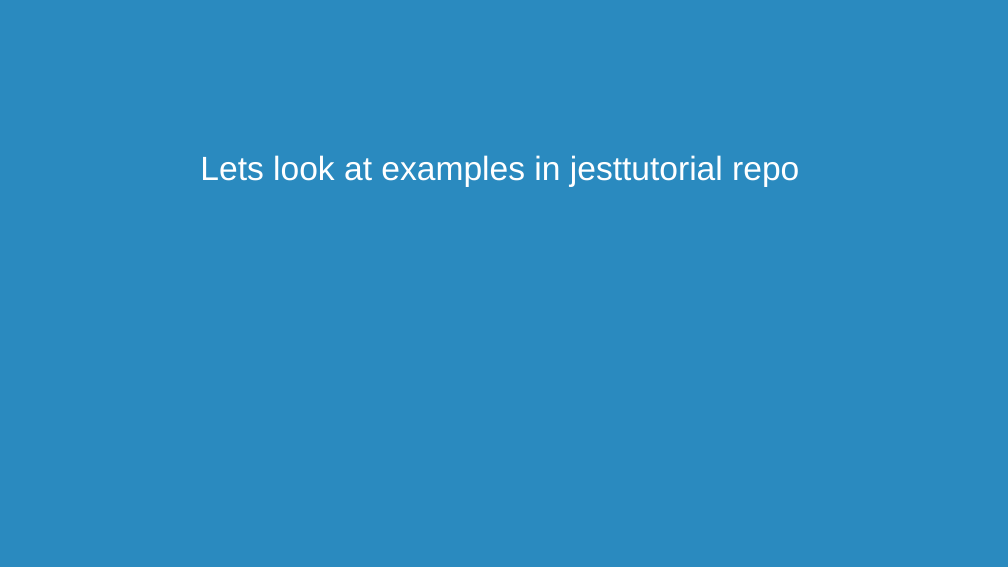
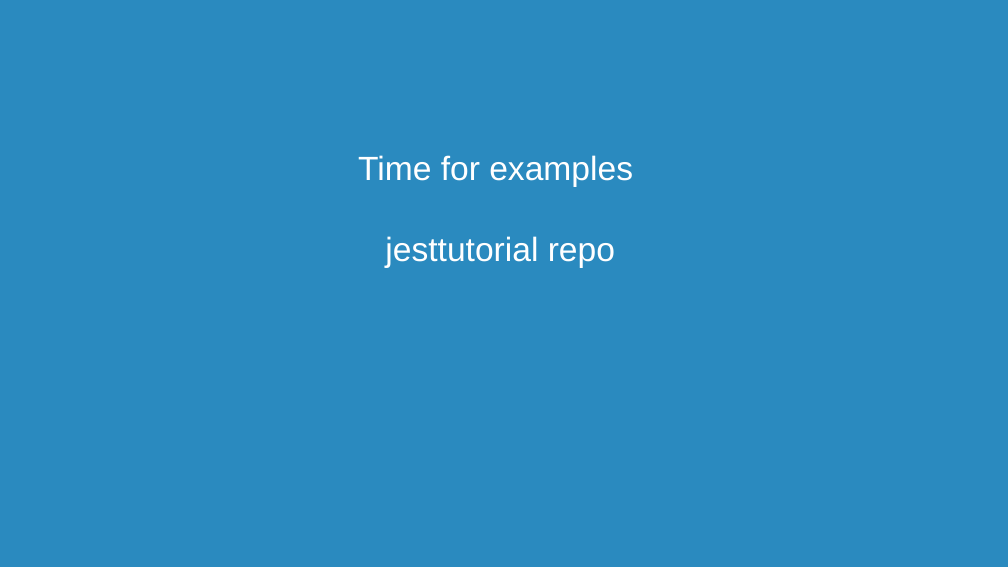
Before and after one commit to Contrapuntist/jesttutorial, a slide deck: slide 10 of presentation/unittestingintro.pptx. Drawn at 1008x567 pixels with LibreOffice and Linux fonts; fonts in the diff are those of the drawing. Boxes give left, top, right and bottom in pixels: in the first picture for what was removed or moved away, otherwise in the second. Text is boxed around its words. In the diff, an @@ line names an element or a change of style, - is before the commit and + after.

Commit message:
updates to examples, presentation and resources

```diff
--- a/presentation/unittestingintro.pptx
+++ b/presentation/unittestingintro.pptx
@@ text at (x1=358, y1=155, x2=633, y2=267): text changed @@
-Lets look at examples in jesttutorial repo
+Time for examples
+jesttutorial repo
```
Also in this commit, not shown: 13 other slides changed, 3 slides added, 23 slides removed, 9 other files.
